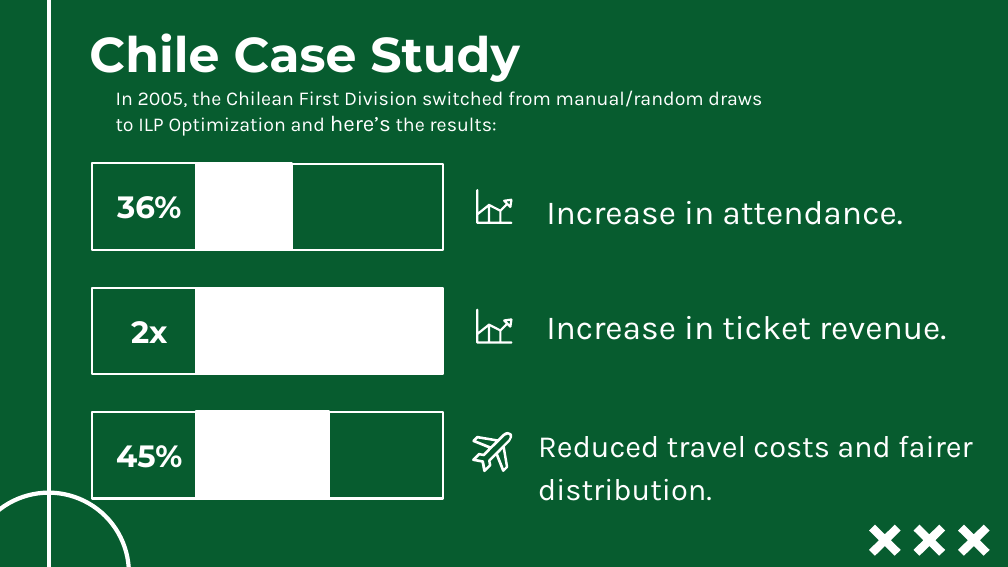
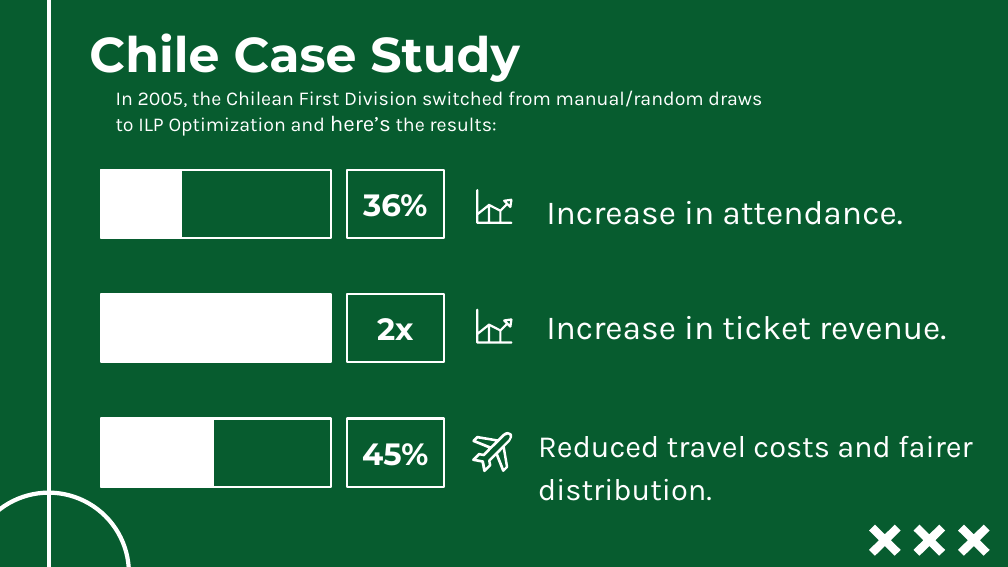
Before and after one commit to ghassanelgendy/egyptian-premier-league-schedule-optimizer, a slide deck: slide 13 of Documentations/presentation V1.pptx. Drawn at 1008x567 pixels with LibreOffice and Linux fonts; fonts in the diff are those of the drawing; background and template pictures are left out. Boxes give left, top, right and bottom in pixels: in the first picture for what was removed or moved away, otherwise in the second. Text is boxed around its words. In the diff, an @@ line names an element or a change of style, - is before the commit and + after.

```diff
--- a/Documentations/presentation V1.pptx
+++ b/Documentations/presentation V1.pptx
@@ rectangle resized from (x1=200, y1=164, x2=443, y2=251) to (x1=101, y1=169, x2=332, y2=238) @@
@@ rectangle resized from (x1=197, y1=163, x2=291, y2=250) to (x1=101, y1=169, x2=181, y2=238) @@
@@ title to rectangle in 3 elements at (x1=347, y1=294, x2=444, y2=363), (x1=347, y1=418, x2=444, y2=487), (x1=347, y1=169, x2=444, y2=238) @@
@@ rectangle "36%" resized from (x1=92, y1=163, x2=207, y2=250) to (x1=347, y1=169, x2=444, y2=238) @@
@@ rectangle resized from (x1=197, y1=287, x2=444, y2=374) to (x1=101, y1=294, x2=332, y2=363) @@
@@ rectangle "2x" resized from (x1=92, y1=287, x2=207, y2=374) to (x1=347, y1=294, x2=444, y2=363) @@
@@ rectangle resized from (x1=197, y1=412, x2=444, y2=499) to (x1=101, y1=418, x2=332, y2=487) @@
@@ rectangle resized from (x1=197, y1=411, x2=330, y2=498) to (x1=101, y1=418, x2=214, y2=487) @@
@@ rectangle "45%" resized from (x1=92, y1=412, x2=207, y2=499) to (x1=347, y1=418, x2=444, y2=487) @@
```
Also in this commit, not shown: 3 other slides changed.
